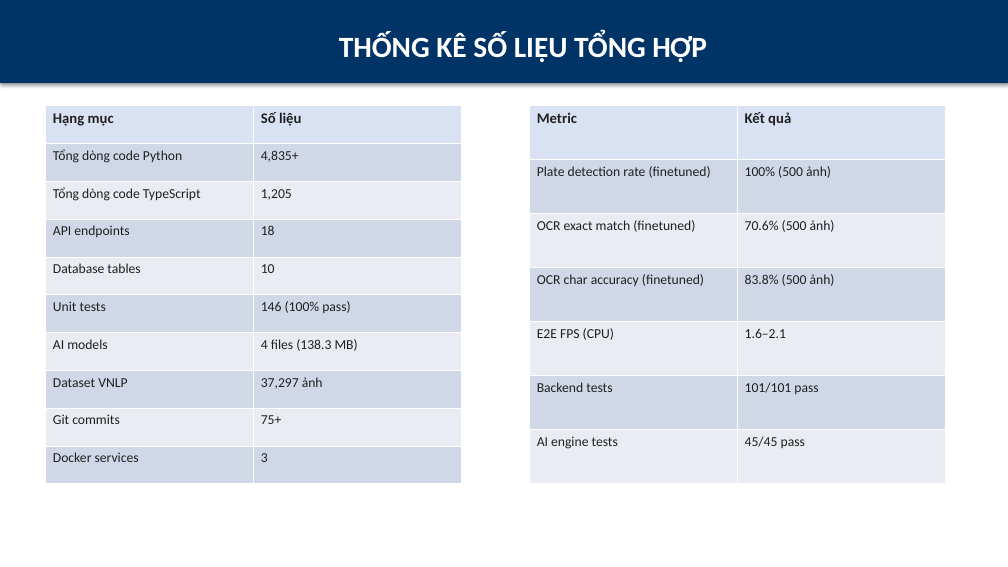
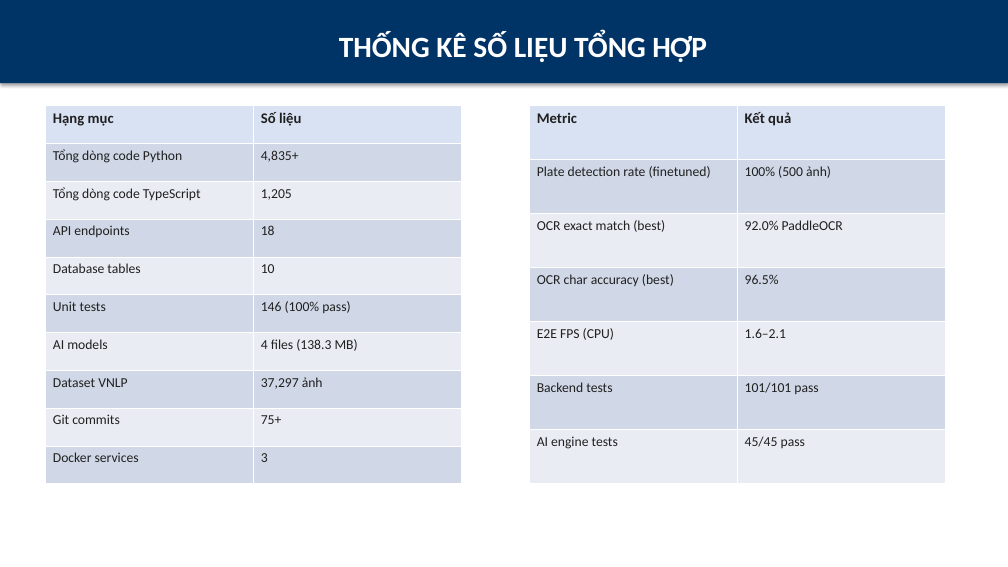
Before and after one commit to ukelele0718/bienso, a slide deck: slide 23 of slides/bao-ve-do-an.pptx. Drawn at 1008x567 pixels with LibreOffice and Linux fonts; fonts in the diff are those of the drawing. Boxes give left, top, right and bottom in pixels: in the first picture for what was removed or moved away, otherwise in the second. Text is boxed around its words. In the diff, an @@ line names an element or a change of style, - is before the commit and + after.

```diff
--- a/slides/bao-ve-do-an.pptx
+++ b/slides/bao-ve-do-an.pptx
@@ table at bbox=[529, 106, 945, 484] @@
-row 3, column 1: OCR exact match (finetuned)
+row 3, column 1: OCR exact match (best)
-row 3, column 2: 70.6% (500 ảnh)
+row 3, column 2: 92.0% PaddleOCR
-row 4, column 1: OCR char accuracy (finetuned)
+row 4, column 1: OCR char accuracy (best)
-row 4, column 2: 83.8% (500 ảnh)
+row 4, column 2: 96.5%
```
Also in this commit, not shown: 3 other slides changed, 14 other files.
